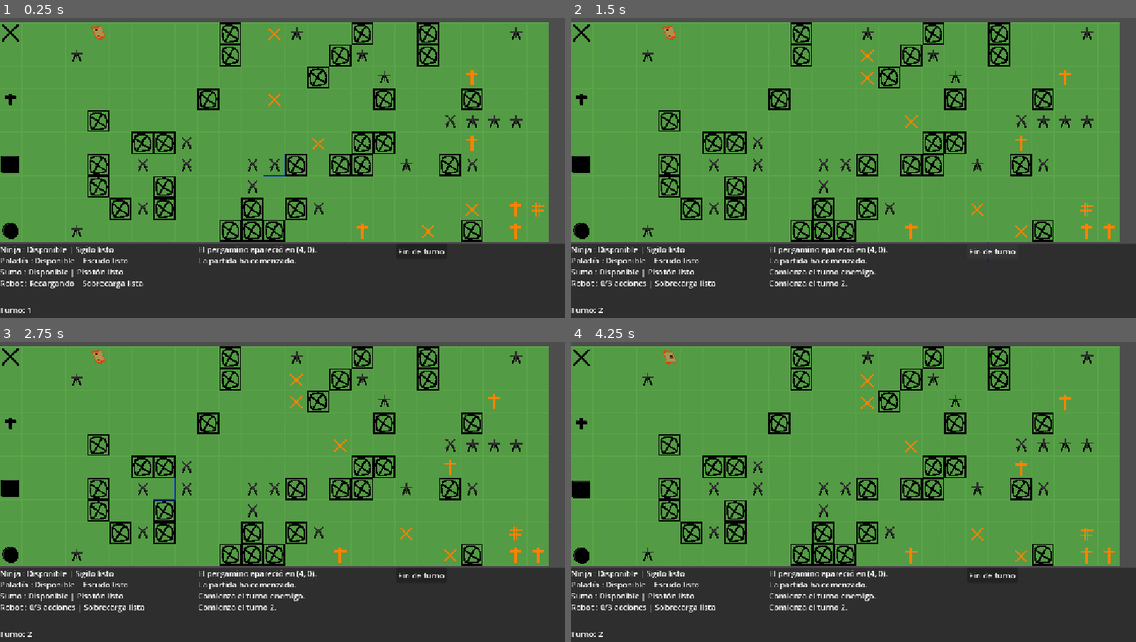
Above: before the commit, frames 1-4 (two rows, left to right).
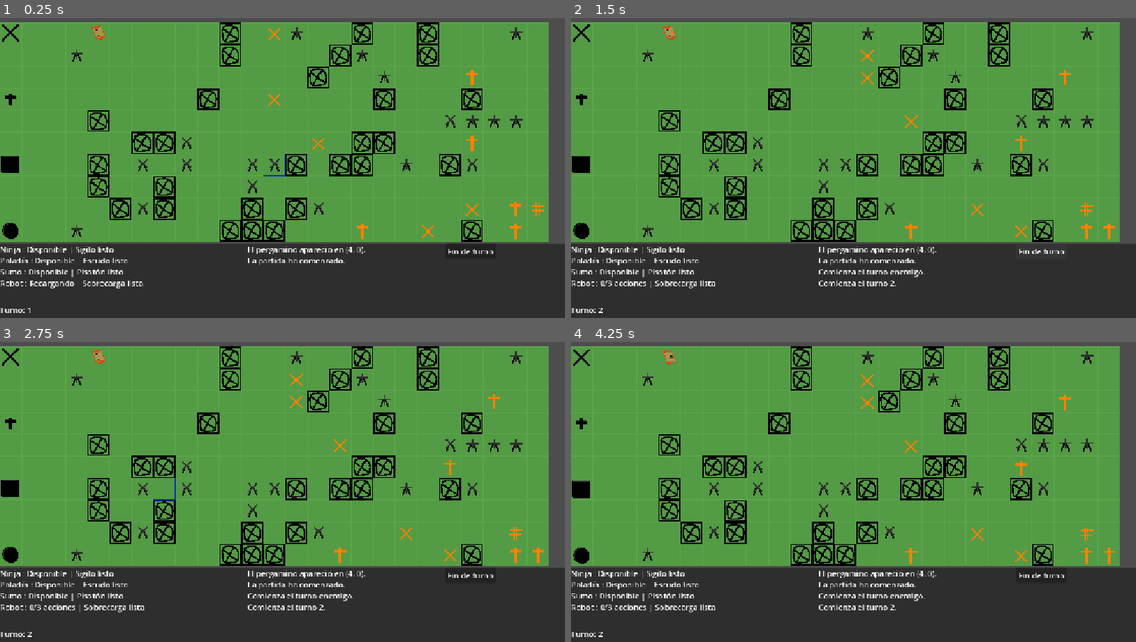
Above: after the commit, the same moments.

Repository: R0dr1go2oo3/Godot-4.7-LastEmissary
Game: Godot game, scene res://main.tscn
Same seed, same stepped clock (60 frames per second), same inputs: the game is played once before the commit and once after it.
Inputs (mouse positions are in pixels of both pictures, inside the frame that each line leads up to):
- Up to frame 1 (0.25 s): no input
- Up to frame 2 (1.5 s): move the mouse to (977, 144) at 0.52 s; hold Q (useHability) 0.53-1.25 s; click (977, 144) at 0.67 s; click "Fin de turno" at 1.25 s
- Up to frame 3 (2.75 s): move the mouse to (169, 498) at 2.02 s; tap Q (useHability) at 2.1 s; click (169, 498) at 2.17 s
- Up to frame 4 (4.25 s): move the mouse to (910, 414) at 2.77 s; hold Q (useHability) 2.78-3.53 s; click (910, 414) at 2.92 s; move the mouse to (825, 546) at 3.52 s; tap Q (useHability) at 3.6 s; click (825, 546) at 3.67 s

The runs differ from the first frame. In frame 1, 0.6% of the frame differs, in the area x 35-88%, y 76-83%; in frame 2, 1.2%, in the area x 35-88%, y 74-90%; in frame 3, 1.1%; in frame 4, 1.1%.

Commit message:
ajuste de interfaz

Diff:
--- a/main.tscn
+++ b/main.tscn
@@ -391,7 +391,7 @@
 layout_mode = 2
 
 [node name="VBoxContainerL" type="VBoxContainer" parent="HUD/PanelContainer/HBoxContainer" unique_id=262093750]
-custom_minimum_size = Vector2(400, 0)
+custom_minimum_size = Vector2(500, 0)
 layout_mode = 2
 
 [node name="actionsLabel" type="RichTextLabel" parent="HUD/PanelContainer/HBoxContainer/VBoxContainerL" unique_id=854478247]
